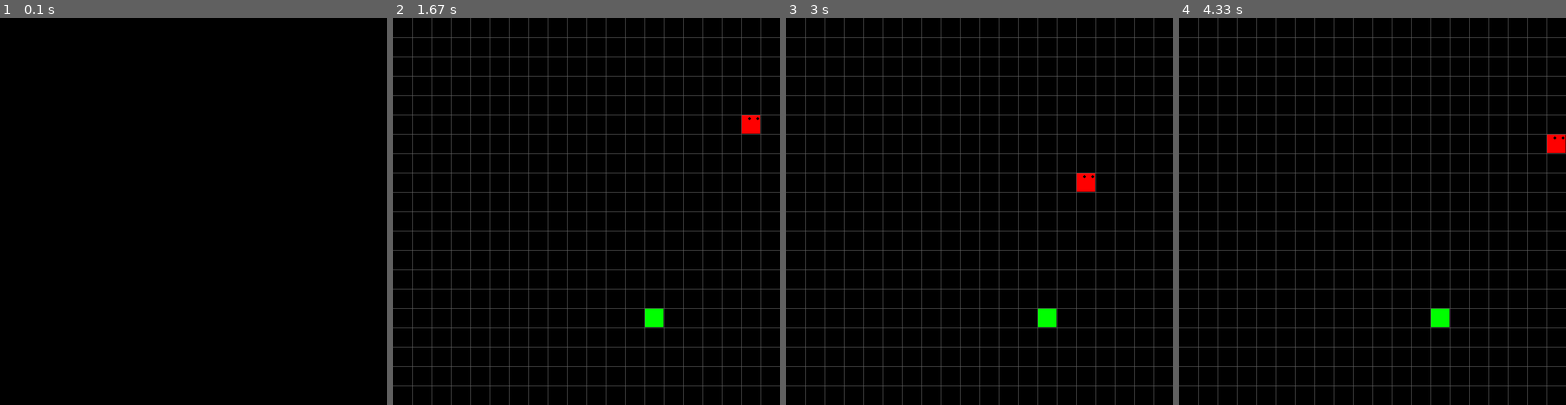
Above: before the commit, frames 1-4 (left to right).
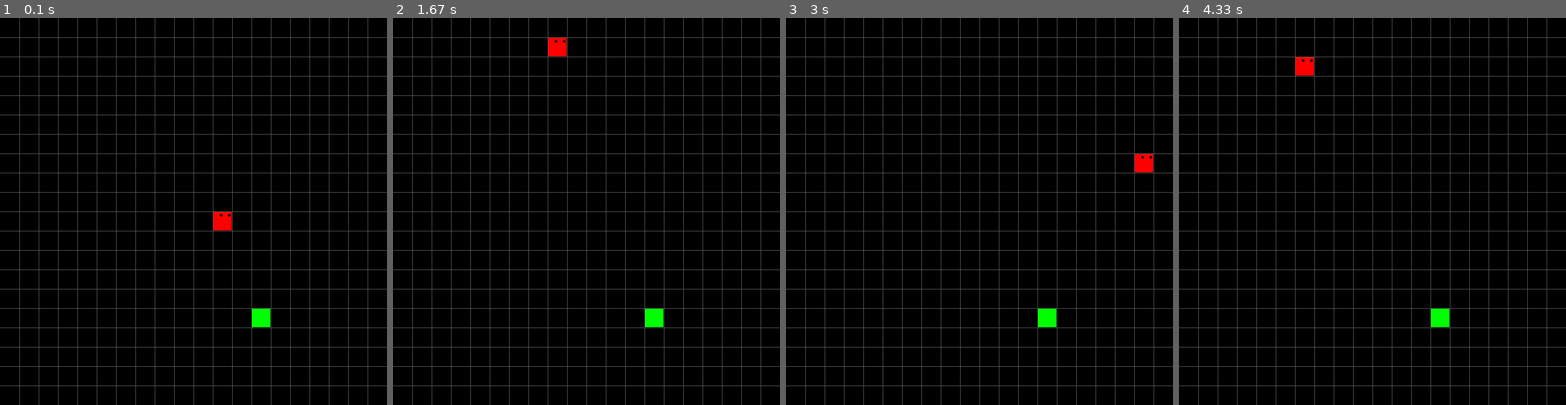
Above: after the commit, the same moments.

Repository: AjaySand/snake_pygame
Game: pygame game, started from snake_oop.py
Two runs of this game, one before a commit and one after it. Both use one fixed random seed, a clock stepped at 60 frames per second and the inputs below.
Inputs:
- Up to frame 1 (0.1 s): no input
- Up to frame 2 (1.67 s): hold Right 0.33-0.8 s; hold Up 0.83-1.3 s; hold Right from 1.33 s (still down)
- Up to frame 3 (3 s): release Right at 1.8 s; hold Left 1.83-2.37 s; hold Down 2.4-2.7 s; hold Left from 2.73 s (still down)
- Up to frame 4 (4.33 s): release Left at 3.13 s; hold Up 3.17-3.53 s; hold Right 3.57-4.2 s; hold Down from 4.23 s (still down)

The runs differ from the first frame. In frame 1, 5.1% of the frame differs, in the area x 0-100%, y 0-100%; in frame 2, 0.4%; in frame 3, 0.4%; in frame 4, 0.4%.

Commit message:
adapted for external control. Still need to implement reward and state return

Diff:
--- a/snake_oop.py
+++ b/snake_oop.py
@@ -1,7 +1,6 @@
 import math
 import random
 import pygame
-import tkinter as tk
 
 # constants
 SCREEN_WIDTH = 800
@@ -55,29 +54,34 @@
         self.dir_x = 0
         self.dir_y = 1
 
-    def move(self):
+    def move(self, dir=None):
         ## add pressed keys to the turns dictionary
         new_dir_x = self.dir_x
         new_dir_y = self.dir_y
 
-        for event in pygame.event.get():
-            if event.type == pygame.QUIT:
-                return False
-
-            keys = pygame.key.get_pressed()
-            for key in keys:
-                if keys[pygame.K_LEFT]:
-                    new_dir_x = -1
-                    new_dir_y = 0
-                elif keys[pygame.K_RIGHT]:
-                    new_dir_x = 1
-                    new_dir_y = 0
-                elif keys[pygame.K_UP]:
-                    new_dir_x = 0
-                    new_dir_y = -1
-                elif keys[pygame.K_DOWN]:
-                    new_dir_x = 0
-                    new_dir_y = 1
+        keys = pygame.key.get_pressed()
+
+        if dir:
+            new_dir_x = dir[0]
+            new_dir_y = dir[1]
+        else:
+            for event in pygame.event.get():
+                if event.type == pygame.QUIT:
+                    return False
+
+                for key in keys:
+                    if keys[pygame.K_LEFT]:
+                        new_dir_x = -1
+                        new_dir_y = 0
+                    elif keys[pygame.K_RIGHT]:
+                        new_dir_x = 1
+                        new_dir_y = 0
+                    elif keys[pygame.K_UP]:
+                        new_dir_x = 0
+                        new_dir_y = -1
+                    elif keys[pygame.K_DOWN]:
+                        new_dir_x = 0
+                        new_dir_y = 1
 
         # check if dir changed
         if (new_dir_x, new_dir_y) != (self.dir_x, self.dir_y):
@@ -140,79 +144,129 @@
                 c.draw(surface)
 
 
-def draw_grid(rows, width, surface):
-    size_between = width // rows
-    x = 0
-    y = 0
-
-    for i in range(rows):
-        x += size_between
-        y += size_between
-
-        # Draw horizontal lines
-        pygame.draw.line(surface, (100, 100, 100), (x, 0), (x, width))
-
-        # Draw vertical lines
-        pygame.draw.line(surface, (100, 100, 100), (0, y), (width, y))
-
-
-def redraw_window(surface):
-    global snake, snack
-    surface.fill(BACKGROUND_COLOR)
-    snake.draw(surface)
-    snack.draw(surface)
-    draw_grid(ROWS, SCREEN_WIDTH, surface)
-
-
-def random_snack(rows, snake):
-    positions = snake.body
-
-    while True:
-        x = random.randrange(rows)
-        y = random.randrange(rows)
-
-        if len(list(filter(lambda z: z.pos == (x, y), positions))) > 0:
-            continue
-        else:
-            break
-
-    return (x, y)
-
-
-def main():
-    global snake, snack
-    screen = pygame.display.set_mode((SCREEN_WIDTH, SCREEN_HEIGHT))
-    pygame.display.set_caption("Snake Game")
-
-    clock = pygame.time.Clock()
-    snake = Snake((255, 0, 0), (10, 10))
-
-    snack = Cube(random_snack(ROWS, snake), color=(0, 255, 0))
-
-    running = True
-    while running:
-        pygame.time.delay(120)
-        clock.tick(60)
+class Game:
+    def __init__(self):
+        super().__init__()
+        pass
+
+    def step(self, action=None):
+        pygame.time.delay(60)
+        print(self.clock.get_fps())
 
         # Update game logic here
-        running = snake.move()
-
-        if snake.body[0].pos == snack.pos:
-            snake.add_cube()
-            snack = Cube(random_snack(ROWS, snake), color=(0, 255, 0))
-
-        for x in range(len(snake.body)):
-            if snake.body[x].pos in list(map(lambda z: z.pos, snake.body[x + 1 :])):
-                print("Score: ", len(snake.body))
-                snake.reset((10, 10))
+        self.running = self.snake.move(action)
+
+        if self.snake.body[0].pos == self.snack.pos:
+            self.snake.add_cube()
+            self.snack = Cube(self.random_snack(ROWS, self.snake), color=(0, 255, 0))
+
+        # checking for collision with itself
+        for x in range(len(self.snake.body)):
+            if self.snake.body[x].pos in list(
+                map(lambda z: z.pos, self.snake.body[x + 1 :])
+            ):
+                print("Score: ", len(self.snake.body))
+                self.snake.reset((10, 10))
                 break
 
         # Draw game elements here
-        redraw_window(screen)
+        self.redraw_window(self.screen)
 
         # Update the display
         pygame.display.flip()
 
+    def setup(self, external_controls=False):
+        self.screen = pygame.display.set_mode((SCREEN_WIDTH, SCREEN_HEIGHT))
+        pygame.display.set_caption("Snake Game")
+        self.clock = pygame.time.Clock()
+        self.clock.tick(120)
+
+        self.snake = Snake((255, 0, 0), (10, 10))
+
+        self.snack = Cube(self.random_snack(ROWS, self.snake), color=(0, 255, 0))
+
+        if not external_controls:
+            for event in pygame.event.get():
+                if event.type == pygame.QUIT:
+                    self.running = False
+
+            self.running = True
+
+            while self.running:
+                self.step()
+
+    def draw_grid(self, rows, width, surface):
+        size_between = width // rows
+        x = 0
+        y = 0
+
+        for i in range(rows):
+            x += size_between
+            y += size_between
+
+            # Draw horizontal lines
+            pygame.draw.line(surface, (100, 100, 100), (x, 0), (x, width))
+
+            # Draw vertical lines
+            pygame.draw.line(surface, (100, 100, 100), (0, y), (width, y))
+
+    def redraw_window(self, surface):
+        surface.fill(BACKGROUND_COLOR)
+        self.snake.draw(surface)
+        self.snack.draw(surface)
+        self.draw_grid(ROWS, SCREEN_WIDTH, surface)
+
+    def random_snack(self, rows, snake):
+        positions = self.snake.body
+
+        while True:
+            x = random.randrange(rows)
+            y = random.randrange(rows)
+
+            if len(list(filter(lambda z: z.pos == (x, y), positions))) > 0:
+                continue
+            else:
+                break
+
+        return (x, y)
+
+    def random_action(self):
+        dir = random.randrange(4)
+
+        if dir == 0:
+            return (1, 0)
+        elif dir == 1:
+            return (-1, 0)
+        elif dir == 2:
+            return (0, 1)
+        elif dir == 3:
+            return (0, -1)
+
+    def give_reward(self):
+        max_score = ROWS * ROWS
+        current_score = len(self.snake.body)
+
+        return current_score / max_score
+
+    def get_state_and_reward(self):
+        return self.snake.body, self.give_reward()
+
+
+def main():
+    game = Game()
+    game.setup(external_controls=False)
+
+    for i in range(100):
+        game.step(game.random_action())
+        pygame.time.delay(1000)
+
+    # wait for player to close window
+    while True:
+        for event in pygame.event.get():
+            if event.type == pygame.QUIT:
+                pygame.quit()
+                return
+
 
 if __name__ == "__main__":
     main()
